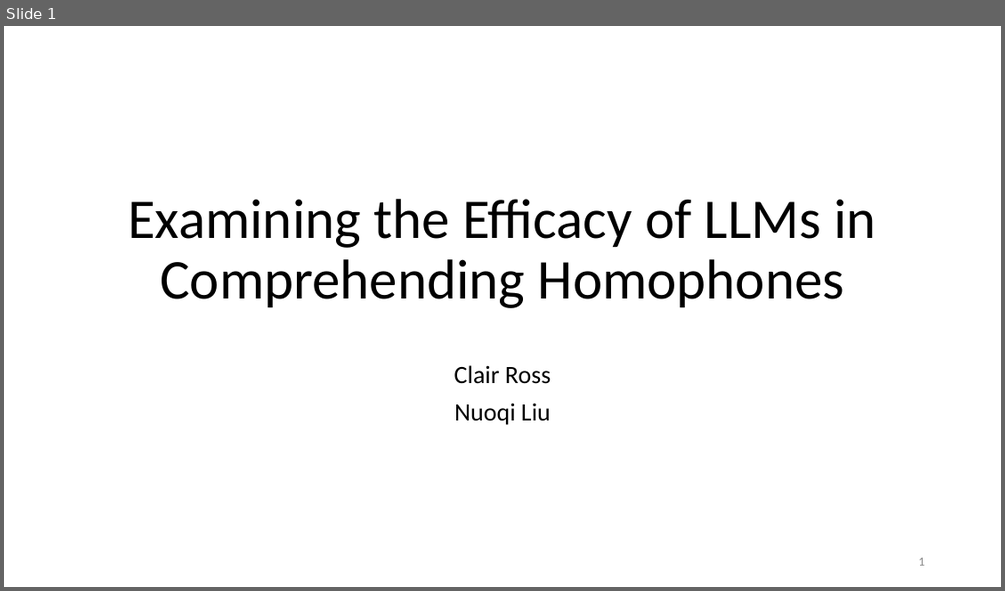
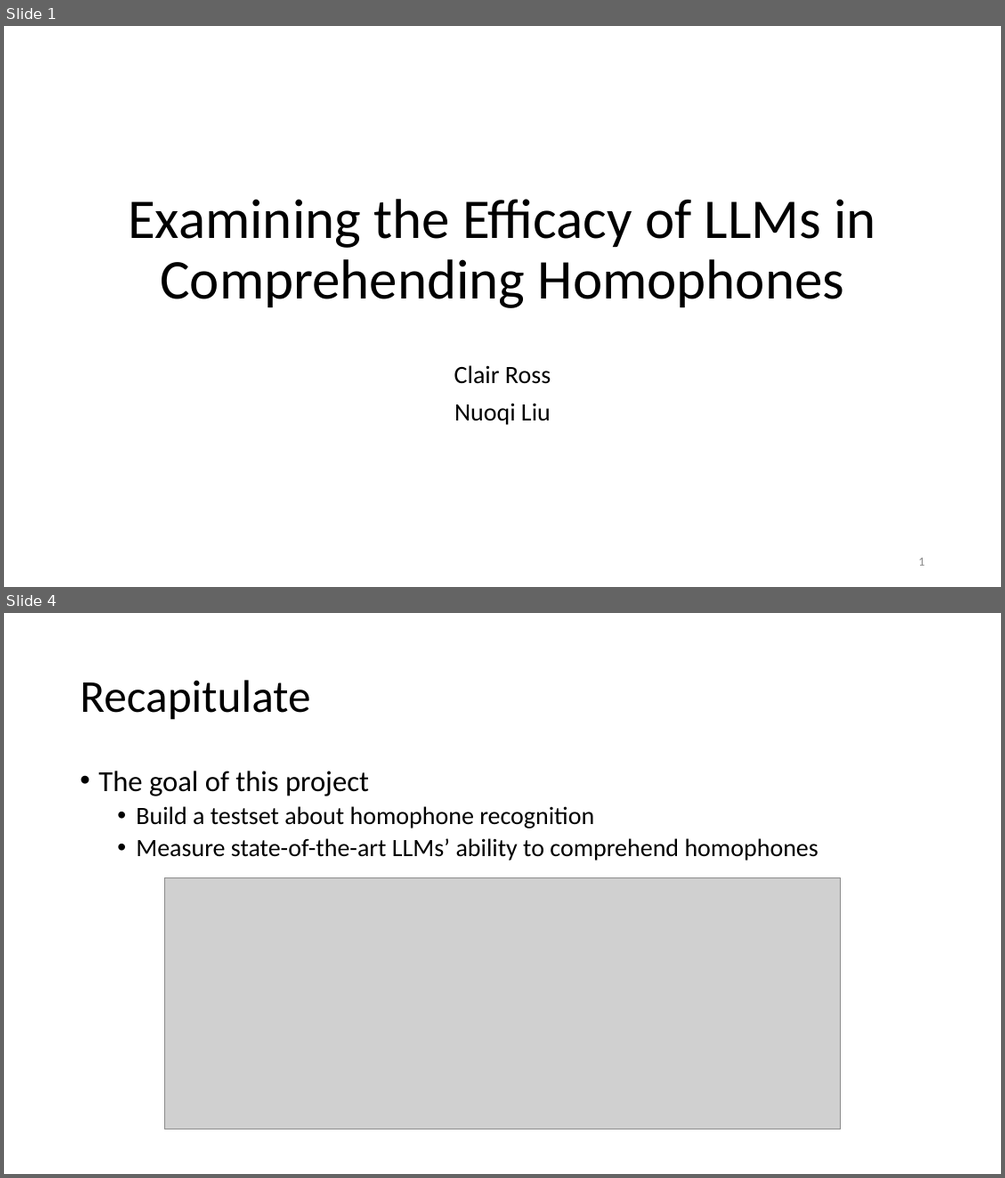
Before and after one commit to LNQ1997/CPSC532V-project, a slide deck: final_presentation.pptx. Shown one above the other, each under a label of ours: slide 1 before the commit, slides 1 and 4 after it; the slides between them are not shown. The pictures are 1005x591 and 1005x1178 pixels, drawn with LibreOffice and Linux fonts; fonts in the diff are those of the drawing; grey boxes stand for pictures. Boxes give left, top, right and bottom in pixels: in the first picture for what was removed or moved away, otherwise in the second. Text is boxed around its words. In the diff, an @@ line names an element or a change of style, - is before the commit and + after.

```diff
--- a/final_presentation.pptx
+++ b/final_presentation.pptx
@@ slide 4 added at [4,613,1001,1174], background #FFFFFF @@
@@ title added at [80,680,310,720], 44 pt, text #000000 @@
+Recapitulate
@@ text added at [98,771,818,860], 24 pt, text #000000 @@
+• The goal of this project
+  • Build a testset about homophone recognition
+  • Measure state-of-the-art LLMs’ ability to comprehend homophones
@@ picture added at [165,877,841,1129] @@
```
Also in this commit, not shown: 1 slide changed, 18 other slides added, 4 slides removed.
